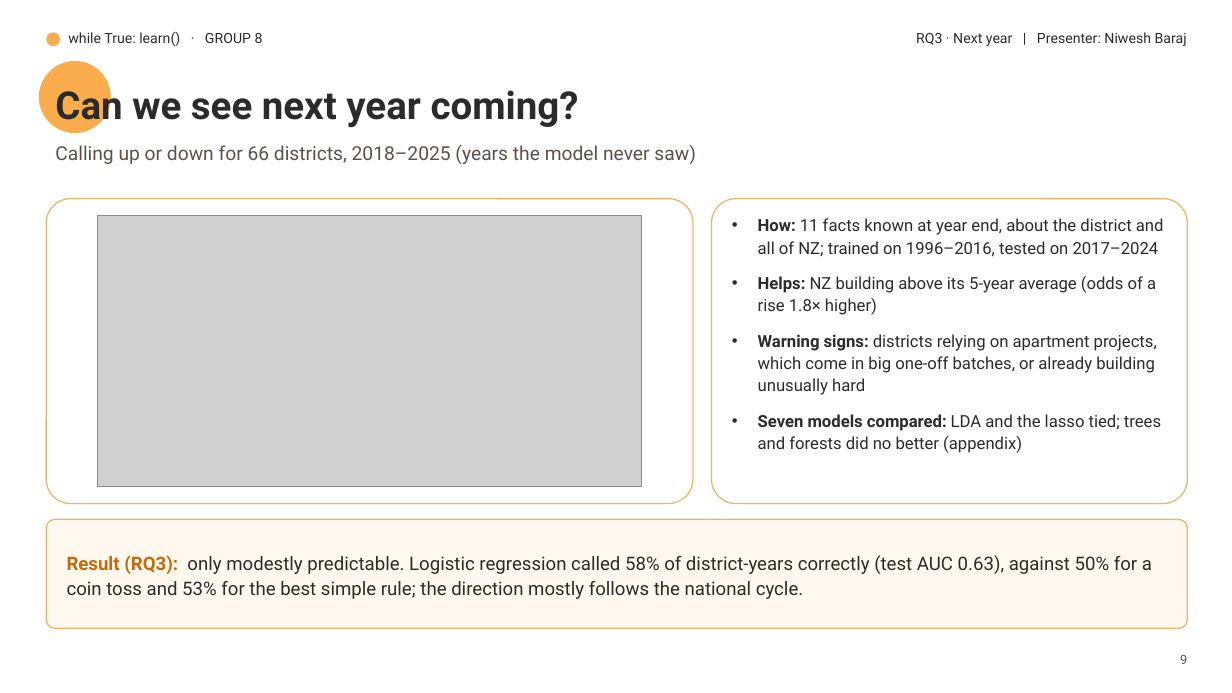
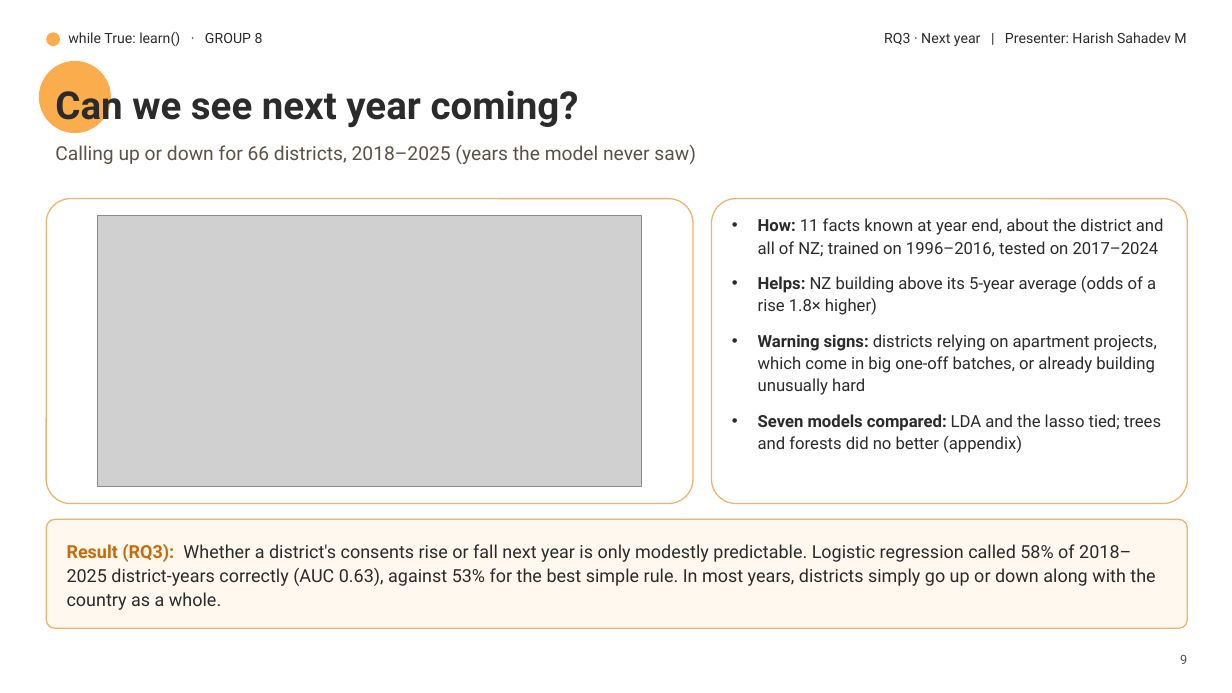
Before and after one commit to harishsahadev/while-True-Learn, a slide deck: slide 10 of building-consents/communication/slides/slides.pptx. Drawn at 1232x693 pixels with LibreOffice and Linux fonts; fonts in the diff are those of the drawing; grey boxes stand for pictures; background and template pictures are left out. Boxes give left, top, right and bottom in pixels: in the first picture for what was removed or moved away, otherwise in the second. Text is boxed around its words. In the diff, an @@ line names an element or a change of style, - is before the commit and + after.

```diff
--- a/building-consents/communication/slides/slides.pptx
+++ b/building-consents/communication/slides/slides.pptx
@@ text at (x1=884, y1=32, x2=1186, y2=46): text changed @@
-RQ3 · Next year | Presenter: Niwesh Baraj
+RQ3 · Next year | Presenter: Harish Sahadev M
@@ text at (x1=67, y1=544, x2=1155, y2=610): text changed; size 14.5 to 14 pt @@
-Result (RQ3): only modestly predictable. Logistic regression called 58% of district-years correctly (test AUC 0.63), against 50% for a coin toss and 53% for the best simple rule; the direction mostly follows the national cycle.
+Result (RQ3): Whether a district's consents rise or fall next year is only modestly predictable. Logistic regression called 58% of 2018–2025 district-years correctly (AUC 0.63), against 53% for the best simple rule. In most years, districts simply go up or down along with the country as a whole.
```
Also in this commit, not shown: 10 other slides changed, 9 other files.
